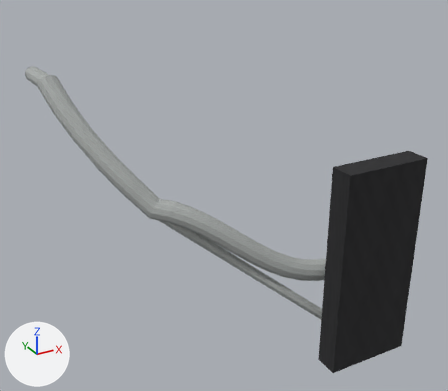
One commit to the OBJ model src/main/resources/assets/realgrid/models/block/pole_light_mount/arm_2_left.obj: the scene before it, then after it.
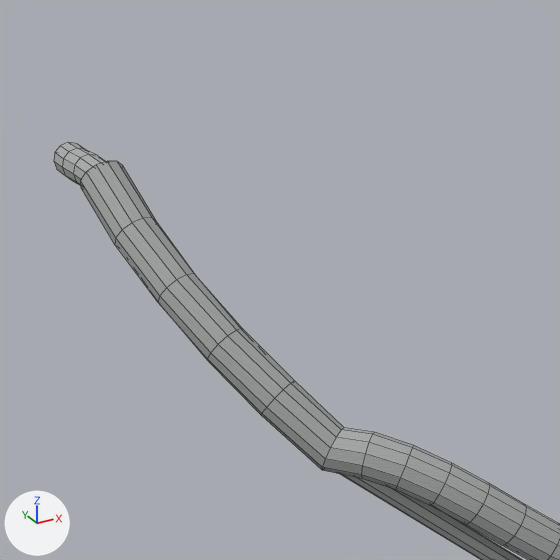
There are two pictures of each version: one whole from a 50 mm lens placed at (-1.07, -2.582, 1.761), pointed at (0.104, -0.447, 0.693), one close up on the part from 0% to 58% of the width and 0% to 67% of the height. The lights are fixed; the arrows at lower left show +X, +Y and +Z. The first two pictures are the older version. The close-ups show mesh edges as thin lines. Where no turn or scale is listed for an object, it has been applied to the vertices. Vertices at exactly the same position are counted once.

The first close-up shows 'pole_light_mount_2_left'.
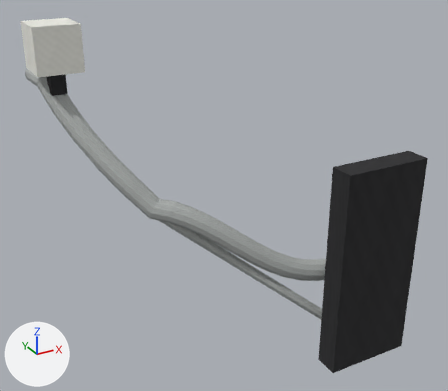
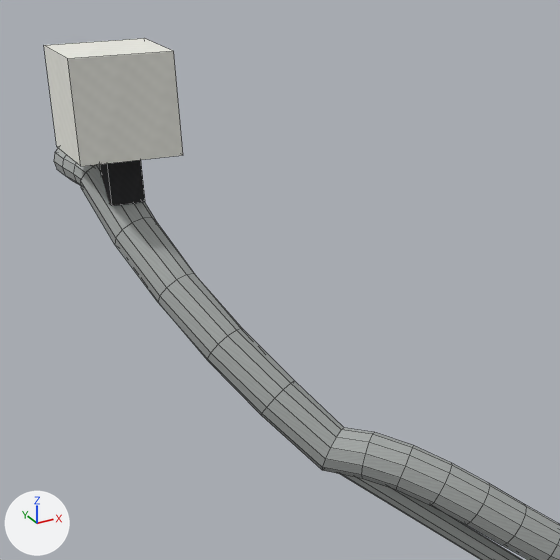
The change in detail:
Picture 'pole_light_mount_porcelain' (img_pole_light_mount_porcelain) is new.
Material 'porcelain' (mat_porcelain) is new.
Its texture is img_pole_light_mount_porcelain.
Its roughness is 1.0.
me_pole_light_mount_2_left is used by ob_pole_light_mount_2_left; location (0.0, 0.0, 0.0).
me_pole_light_mount_2_left had 312 vertices, 285 faces and spanned x -0.534..0.688, y -1.0..0.189, z 0.063..1.19.
me_pole_light_mount_2_left now has 328 vertices, 297 faces and spans x -0.556..0.688, y -1.0..0.189, z 0.063..1.405.
me_pole_light_mount_2_left part 1: a new loose piece, a box spanning x -0.493..-0.431, y -0.1..-0.037, z 1.124..1.218, in mat_clamp (picture img_pole_light_mount_clamp).
me_pole_light_mount_2_left part 2: a new loose piece, a box spanning x -0.556..-0.368, y -0.162..0.025, z 1.218..1.405, in mat_porcelain (picture img_pole_light_mount_porcelain).
me_pole_light_mount_2_left gains material mat_porcelain (picture img_pole_light_mount_porcelain).

Changed parts and their boxes (x1, y1, x2, y2) in the close-ups (560 x 560 px):
'pole_light_mount_2_left', reshaped
    before: (54, 142, 560, 560)
    after: (44, 38, 560, 560)
part 1 of me_pole_light_mount_2_left, added
    after: (100, 160, 145, 206)
part 2 of me_pole_light_mount_2_left, added
    after: (44, 38, 183, 166)
